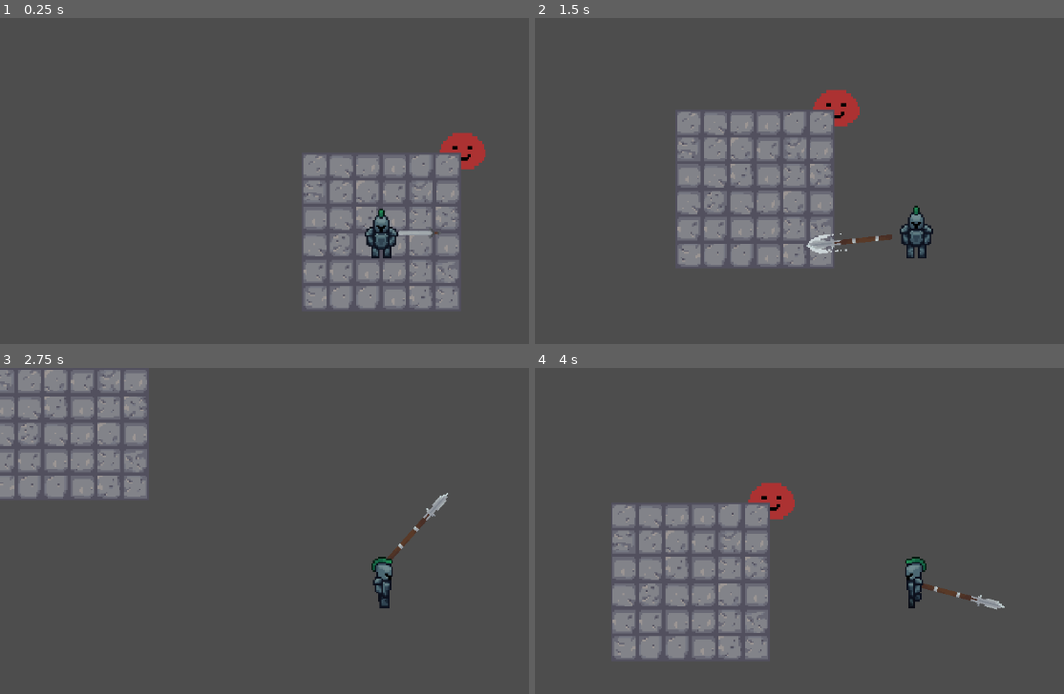
Above: before the commit, frames 1-4 (two rows, left to right).
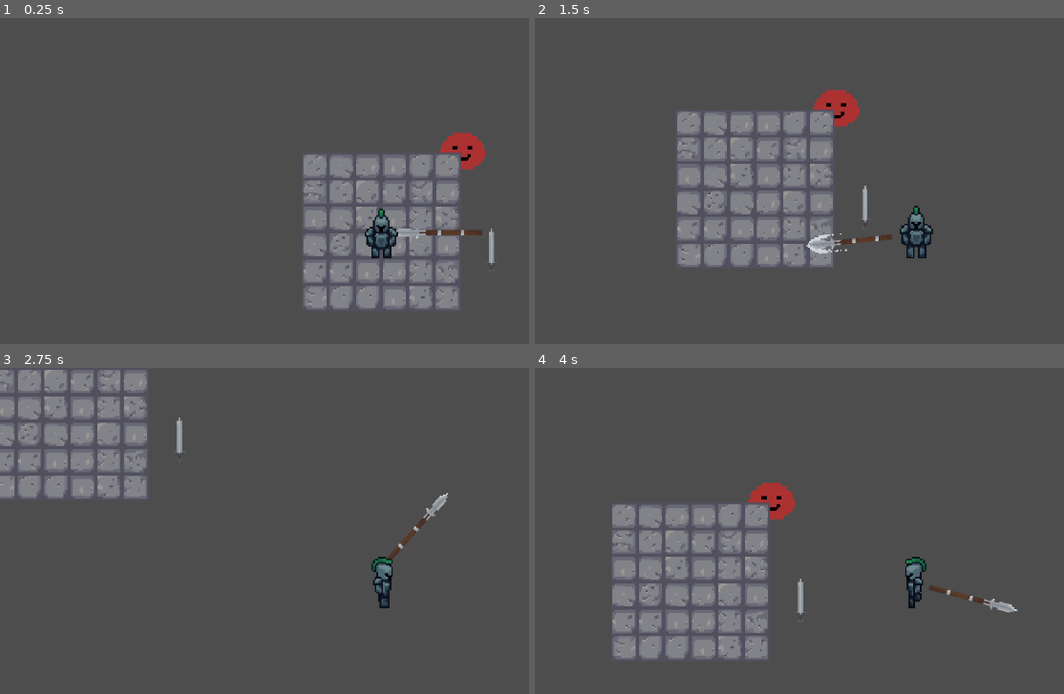
Above: after the commit, the same moments.

Repository: DyslexicWolf/HackNSlashing
Game: Godot game, scene res://Scenes/Game.tscn
Two runs of this game, one before a commit and one after it. Both use one fixed random seed, a clock stepped at 60 frames per second and the inputs below.
Inputs (mouse positions are in pixels of both pictures, inside the frame that each line leads up to):
- Up to frame 1 (0.25 s): no input
- Up to frame 2 (1.5 s): tap Enter at 0.5 s; move the mouse to (outside the picture) at 0.52 s; hold D (move_right) 0.53-1.28 s; hold E (pickup) 0.53-1.28 s; move the mouse to (762, 252) at 1.27 s; hold S (move_down) from 1.28 s (still down); click (762, 252) at 1.35 s
- Up to frame 3 (2.75 s): tap E (pickup) at 1.55 s; move the mouse to (460, 488) at 2.02 s; release S (move_down) at 2.03 s; hold D (move_right) from 2.03 s (still down); hold E (pickup) from 2.03 s (still down)
- Up to frame 4 (4 s): move the mouse to (878, 667) at 2.77 s; release D (move_right) at 2.78 s; release E (pickup) at 2.78 s; hold W (move_up) 2.78-3.53 s; tap E (pickup) at 2.85, 3.8 s; move the mouse to (outside the picture) at 3.52 s; press the mouse at (outside the picture) at 3.53 s; hold A (move_left) from 3.53 s (still down)

The runs differ from the first frame. In frame 1, 0.3% of the frame differs, in the area x 74-94%, y 64-78%; in frame 2, 0.1%; in frame 3, 0.1%; in frame 4, 0.3%.

Commit message:
Implemented pickup system

Diff:
--- a/hacknslashing/Resources/ResourceBlueprints/LabelSettingsResource.tres
+++ /dev/null
@@ -1,7 +0,0 @@
-[gd_resource type="LabelSettings" load_steps=2 format=3 uid="uid://c0qakygcpcs1a"]
-
-[ext_resource type="FontFile" uid="uid://p5h64qviim8" path="res://Resources/ResourceBlueprints/PixelOperator8.ttf" id="1_hosj1"]
-
-[resource]
-font = ExtResource("1_hosj1")
-font_size = 8
--- a/hacknslashing/Resources/ResourceBlueprints/PickupResource.gd
+++ b/hacknslashing/Resources/ResourceBlueprints/PickupResource.gd
@@ -2,7 +2,8 @@
 class_name PickupResource
 
 @export var name : String
-@export var pickup_texture : Texture2D
+@export var texture : Texture2D
+@export var weapon_resource : WeaponResource
 
 #call this like you would call a function where you have a weapon resource variable
 func example_method():
--- a/hacknslashing/Resources/SwordPickupResource.tres
+++ b/hacknslashing/Resources/SwordPickupResource.tres
@@ -1,10 +1,12 @@
-[gd_resource type="Resource" script_class="PickupResource" load_steps=3 format=3 uid="uid://cci81q02skv3g"]
+[gd_resource type="Resource" script_class="PickupResource" load_steps=4 format=3 uid="uid://cci81q02skv3g"]
 
-[ext_resource type="Texture2D" uid="uid://b243yawqo4m7d" path="res://Assets/Sprites/Sword_Spritesheet.png" id="1_3rq71"]
-[ext_resource type="Script" uid="uid://ckpf6b781lvu5" path="res://Resources/ResourceBlueprints/PickupResource.gd" id="1_lc6q3"]
+[ext_resource type="Script" uid="uid://ckpf6b781lvu5" path="res://Resources/ResourceBlueprints/PickupResource.gd" id="1_2q0wp"]
+[ext_resource type="Texture2D" uid="uid://b243yawqo4m7d" path="res://Assets/Sprites/Sword_Spritesheet.png" id="2_oc8fa"]
+[ext_resource type="Resource" uid="uid://bonn4va8moen0" path="res://Resources/SwordResource.tres" id="3_oc8fa"]
 
 [resource]
-script = ExtResource("1_lc6q3")
+script = ExtResource("1_2q0wp")
 name = "SwordPickup"
-pickup_texture = ExtResource("1_3rq71")
+texture = ExtResource("2_oc8fa")
+weapon_resource = ExtResource("3_oc8fa")
 metadata/_custom_type_script = "uid://ckpf6b781lvu5"
--- a/hacknslashing/Scenes/Game.tscn
+++ b/hacknslashing/Scenes/Game.tscn
@@ -1,10 +1,11 @@
-[gd_scene load_steps=8 format=4 uid="uid://b36cyrcp3ikk1"]
+[gd_scene load_steps=9 format=4 uid="uid://b36cyrcp3ikk1"]
 
 [ext_resource type="PackedScene" uid="uid://bmjs8ru7k3ke" path="res://Scenes/Player.tscn" id="1_b2bpf"]
-[ext_resource type="LabelSettings" uid="uid://c0qakygcpcs1a" path="res://Resources/ResourceBlueprints/LabelSettingsResource.tres" id="2_7lihs"]
 [ext_resource type="PackedScene" uid="uid://bwsqn33maj6u8" path="res://Scenes/Slime.tscn" id="3_fgofq"]
 [ext_resource type="Texture2D" uid="uid://cn2go4fwinlgv" path="res://Assets/Sprites/Tileset_Dungeon_SpriteSheet.png" id="4_2irst"]
+[ext_resource type="PackedScene" uid="uid://c60abfvxmm4ly" path="res://Scenes/PickupItem.tscn" id="5_b2bpf"]
 [ext_resource type="Script" uid="uid://bu04ynlcfou8u" path="res://Scripts/BaseClasses/ItemSpawner.gd" id="5_bf53h"]
+[ext_resource type="Resource" uid="uid://cci81q02skv3g" path="res://Resources/SwordPickupResource.tres" id="6_7lihs"]
 
 [sub_resource type="TileSetAtlasSource" id="TileSetAtlasSource_wrm1d"]
 texture = ExtResource("4_2irst")
@@ -39,18 +40,6 @@
 [node name="Camera2D" type="Camera2D" parent="Player"]
 zoom = Vector2(2.5, 2.5)
 
-[node name="TemporaryPickupText" type="Label" parent="Player/Camera2D"]
-visible = false
-z_index = 15
-offset_left = -135.0
-offset_top = 102.0
-offset_right = 138.0
-offset_bottom = 130.0
-text = "Press \"E\" to pick up the item"
-label_settings = ExtResource("2_7lihs")
-horizontal_alignment = 1
-vertical_alignment = 1
-
 [node name="Slime" parent="." instance=ExtResource("3_fgofq")]
 position = Vector2(49, -54)
 
@@ -60,3 +49,7 @@
 
 [node name="ItemSpawner" type="Node2D" parent="."]
 script = ExtResource("5_bf53h")
+
+[node name="PickupItem" parent="." instance=ExtResource("5_b2bpf")]
+position = Vector2(67, 12)
+pickResource = ExtResource("6_7lihs")
--- a/hacknslashing/Scenes/PickupItem.tscn
+++ b/hacknslashing/Scenes/PickupItem.tscn
@@ -1,15 +1,34 @@
-[gd_scene load_steps=3 format=3 uid="uid://c60abfvxmm4ly"]
+[gd_scene load_steps=5 format=3 uid="uid://c60abfvxmm4ly"]
 
 [ext_resource type="Script" uid="uid://c07027hrt2jna" path="res://Scripts/BaseClasses/PickupItem.gd" id="1_jljn6"]
+[ext_resource type="Texture2D" uid="uid://b243yawqo4m7d" path="res://Assets/Sprites/Sword_Spritesheet.png" id="2_6obc3"]
+[ext_resource type="FontFile" uid="uid://p5h64qviim8" path="res://Resources/ResourceBlueprints/PixelOperator8.ttf" id="3_b1b3u"]
 
 [sub_resource type="CircleShape2D" id="CircleShape2D_4ipw6"]
+radius = 19.0263
 
-[node name="pickup_item" type="Node2D"]
+[node name="PickupItem" type="Node2D"]
 script = ExtResource("1_jljn6")
 
 [node name="Sprite2D" type="Sprite2D" parent="."]
+texture = ExtResource("2_6obc3")
+hframes = 10
 
 [node name="Area2D" type="Area2D" parent="."]
+collision_layer = 4
 
 [node name="CollisionShape2D" type="CollisionShape2D" parent="Area2D"]
 shape = SubResource("CircleShape2D_4ipw6")
+
+[node name="PickupText" type="Label" parent="."]
+visible = false
+offset_left = -78.0
+offset_top = 17.0
+offset_right = 78.0
+offset_bottom = 40.0
+theme_override_fonts/font = ExtResource("3_b1b3u")
+theme_override_font_sizes/font_size = 8
+text = "Press \"E\" to pick up item"
+
+[connection signal="area_entered" from="Area2D" to="." method="_on_area_entered"]
+[connection signal="area_exited" from="Area2D" to="." method="_on_area_exited"]
--- a/hacknslashing/Scenes/Player.tscn
+++ b/hacknslashing/Scenes/Player.tscn
@@ -12,7 +12,6 @@
 [ext_resource type="Texture2D" uid="uid://b243yawqo4m7d" path="res://Assets/Sprites/Sword_Spritesheet.png" id="9_pu2lt"]
 [ext_resource type="Animation" uid="uid://bmktlnjq6806i" path="res://Assets/Animations/SpearAttackAnimation.res" id="10_pu2lt"]
 [ext_resource type="Script" uid="uid://tl0o0rhrhmer" path="res://Scripts/Player/PickupManager.gd" id="12_ukyrk"]
-[ext_resource type="Resource" uid="uid://bonn4va8moen0" path="res://Resources/SwordResource.tres" id="13_7dp3o"]
 [ext_resource type="Resource" uid="uid://lk73u83ckawr" path="res://Resources/SpearResource.tres" id="14_7dp3o"]
 
 [sub_resource type="AtlasTexture" id="AtlasTexture_x3wgy"]
@@ -261,9 +260,6 @@
 [sub_resource type="CapsuleShape2D" id="CapsuleShape2D_x3wgy"]
 radius = 7.0
 height = 28.0
-
-[sub_resource type="CapsuleShape2D" id="CapsuleShape2D_fkybt"]
-radius = 9.0
 
 [sub_resource type="Animation" id="Animation_f1ek2"]
 length = 0.001
@@ -349,6 +345,11 @@
 &"Sword_idle_animation": ExtResource("7_tx1dd")
 }
 
+[sub_resource type="CapsuleShape2D" id="CapsuleShape2D_o3h8g"]
+height = 32.0
+
+[sub_resource type="CapsuleShape2D" id="CapsuleShape2D_1e7my"]
+
 [node name="Player" type="CharacterBody2D"]
 z_index = 5
 collision_mask = 2
@@ -371,14 +372,13 @@
 position = Vector2(0, 2)
 shape = SubResource("CapsuleShape2D_x3wgy")
 
-[node name="MovementBox" type="CollisionShape2D" parent="."]
-position = Vector2(0, 1)
-shape = SubResource("CapsuleShape2D_fkybt")
-
 [node name="WeaponManager" type="Node2D" parent="."]
 script = ExtResource("5_fkybt")
-equipped_weapon_data = ExtResource("13_7dp3o")
+equipped_weapon_data = ExtResource("14_7dp3o")
 metadata/_custom_type_script = "uid://blderps2wltnx"
+
+[node name="PickupManager" type="Node2D" parent="."]
+script = ExtResource("12_ukyrk")
 
 [node name="WeaponHitBox" type="Area2D" parent="."]
 collision_mask = 2
@@ -401,10 +401,18 @@
 hframes = 10
 frame = 5
 
-[node name="PickupManager" type="Node2D" parent="."]
-script = ExtResource("12_ukyrk")
-weaponpickuptest = ExtResource("14_7dp3o")
+[node name="PickupHitBox" type="Area2D" parent="."]
+collision_mask = 4
+
+[node name="CollisionShape2D" type="CollisionShape2D" parent="PickupHitBox"]
+shape = SubResource("CapsuleShape2D_o3h8g")
+
+[node name="TempMovementbox" type="CollisionShape2D" parent="."]
+visible = false
+shape = SubResource("CapsuleShape2D_1e7my")
 
 [connection signal="health_changed" from="HealthPlayer" to="." method="_on_health_changed"]
 [connection signal="health_depleted" from="HealthPlayer" to="." method="_on_health_depleted"]
-[connection signal="weapon_equipped" from="PickupManager" to="WeaponManager" method="_on_weapon_equipped"]
+[connection signal="picked_up_weapon" from="PickupManager" to="WeaponManager" method="_on_picked_up_weapon"]
+[connection signal="area_entered" from="PickupHitBox" to="PickupManager" method="_on_pickup_hit_box_area_entered"]
+[connection signal="area_exited" from="PickupHitBox" to="PickupManager" method="_on_pickup_hit_box_area_exited"]
--- a/hacknslashing/Scripts/BaseClasses/PickupItem.gd
+++ b/hacknslashing/Scripts/BaseClasses/PickupItem.gd
@@ -1 +1,20 @@
 extends Node2D
+
+@export var pickResource : PickupResource
+var pickup_sprite : Sprite2D
+var pickup_text : Label
+
+func _ready() -> void:
+	pickup_sprite = $Sprite2D
+	pickup_text = $PickupText
+
+func send_item_data() -> PickupResource:
+	return pickResource
+
+
+func _on_area_entered(area: Area2D) -> void:
+	pickup_text.visible = true
+
+
+func _on_area_exited(area: Area2D) -> void:
+	pickup_text.visible = false
--- a/hacknslashing/Scripts/BaseClasses/Weapon.gd
+++ b/hacknslashing/Scripts/BaseClasses/Weapon.gd
@@ -84,3 +84,7 @@
 
 func _on_weapon_equipped(weapon : WeaponResource) -> void:
 	_load_weapon(weapon) # Replace with function body.
+
+
+func _on_picked_up_weapon(weapon: WeaponResource) -> void:
+	_load_weapon(weapon)
--- a/hacknslashing/Scripts/Player/PickupManager.gd
+++ b/hacknslashing/Scripts/Player/PickupManager.gd
@@ -1,8 +1,24 @@
 extends Node2D
 
-signal weapon_equipped(WeaponResource)
-@export var weaponpickuptest: WeaponResource
+var pickup_item: PickupResource
+var parent
+var can_pickup : bool = false
+signal picked_up_weapon(weapon : WeaponResource)
+
+#example of other signals we will need
+#signal picked_up_charm
 
 func _input(event: InputEvent) -> void:
-	if event.is_action_pressed("pickup") :
-		weapon_equipped.emit(weaponpickuptest)
+	if event.is_action_pressed("pickup") && can_pickup :
+		picked_up_weapon.emit(pickup_item.weapon_resource)
+		parent.queue_free()
+
+
+func _on_pickup_hit_box_area_entered(area: Area2D) -> void:
+	parent = area.get_parent()
+	pickup_item = parent.send_item_data()
+	can_pickup = true
+
+
+func _on_pickup_hit_box_area_exited(area: Area2D) -> void:
+	can_pickup = false
--- a/hacknslashing/project.godot
+++ b/hacknslashing/project.godot
@@ -62,6 +62,7 @@
 2d_render/layer_4="Environment"
 2d_physics/layer_1="Player"
 2d_physics/layer_2="Slime"
+2d_physics/layer_3="Items"
 
 [rendering]
 
